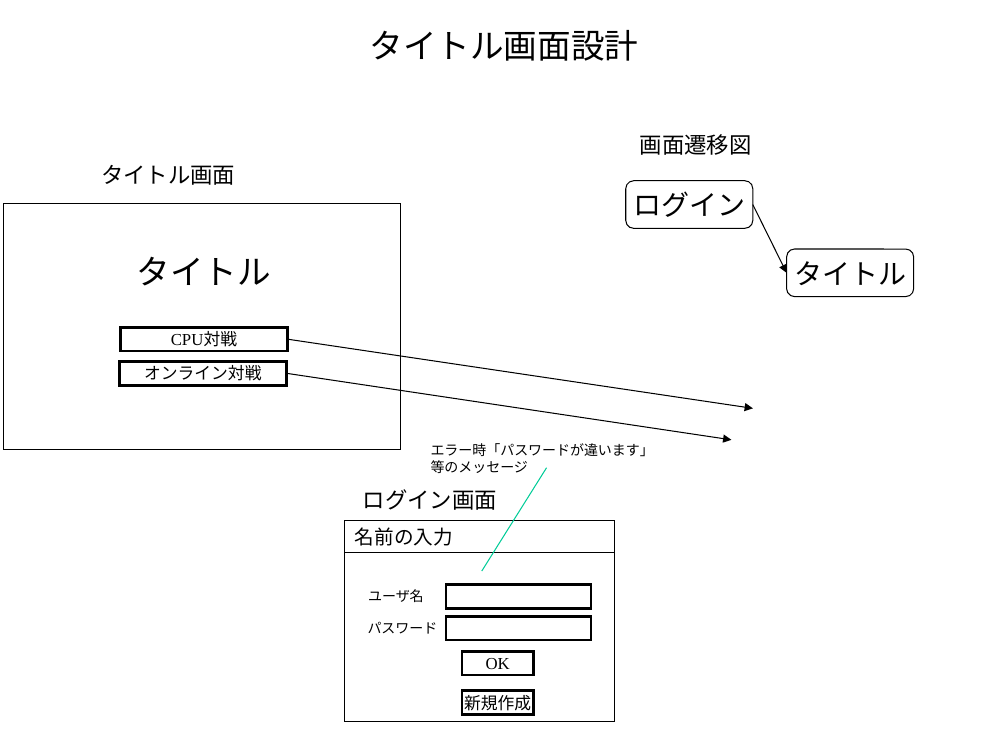
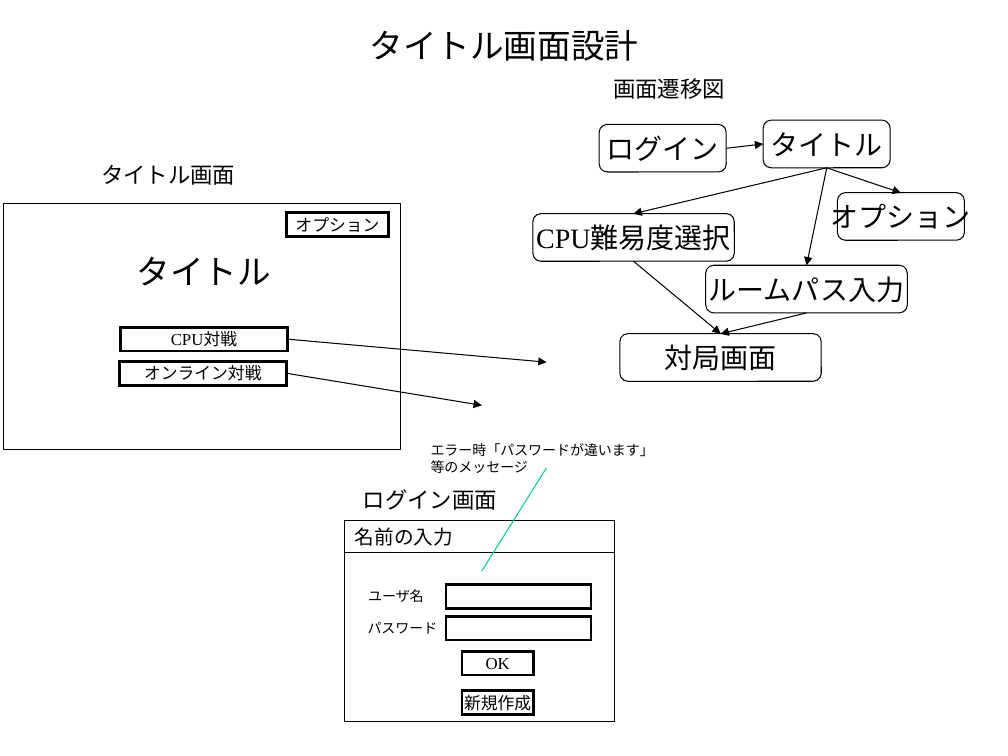
Before and after one commit to YNU17-IEEP-GroupG/Document, a slide deck: slide 1 of title-design-v1.ppt. Drawn at 1008x756 pixels with LibreOffice and Linux fonts; fonts in the diff are those of the drawing. Boxes give left, top, right and bottom in pixels: in the first picture for what was removed or moved away, otherwise in the second. Text is boxed around its words. In the diff, an @@ line names an element or a change of style, - is before the commit and + after.

Commit message:
タイトルデザイン図修正

```diff
--- a/title-design-v1.ppt
+++ b/title-design-v1.ppt
@@ text "画面遷移図": place and size @@
-text "画面遷移図" at <box>640,134,752,155</box>
+text "画面遷移図" at <box>613,78,725,99</box>
@@ rounded rectangle "ログイン": place and size @@
-rounded rectangle "ログイン" at <box>626,180,753,228</box>
+rounded rectangle "ログイン" at <box>599,124,726,171</box>
@@ arrow moved from (753, 205) - (786, 273) to (726, 148) - (763, 144) @@
@@ rounded rectangle "タイトル": place and size @@
-rounded rectangle "タイトル" at <box>786,249,913,296</box>
+rounded rectangle "タイトル" at <box>763,120,890,167</box>
@@ arrow added from (827, 167) to (633, 214), #000000 0.74 pt @@
@@ arrow added from (827, 167) to (806, 265), #000000 0.74 pt @@
@@ arrow added from (827, 167) to (901, 193), #000000 0.74 pt @@
@@ rounded rectangle added at <box>838,193,965,240</box>, outline #000000 0.74 pt, 20 pt, text #000000 @@
+オプション
@@ rectangle added at <box>286,213,389,237</box>, outline #000000 2.01 pt, 12 pt, text #000000 @@
+オプション
@@ rounded rectangle added at <box>533,214,735,261</box>, outline #000000 0.74 pt, 20 pt, text #000000 @@
+CPU難易度選択
@@ arrow added from (633, 261) to (721, 334), #000000 0.74 pt @@
@@ rounded rectangle added at <box>706,265,907,312</box>, outline #000000 0.74 pt, 20 pt, text #000000 @@
+ルームパス入力
@@ arrow added from (806, 312) to (721, 334), #000000 0.74 pt @@
@@ arrow moved from (287, 339) - (753, 408) to (287, 339) - (546, 362) @@
@@ rounded rectangle added at <box>620,334,822,381</box>, outline #000000 0.74 pt, 20 pt, text #000000 @@
+対局画面
@@ arrow moved from (286, 373) - (732, 439) to (286, 373) - (482, 405) @@
```
